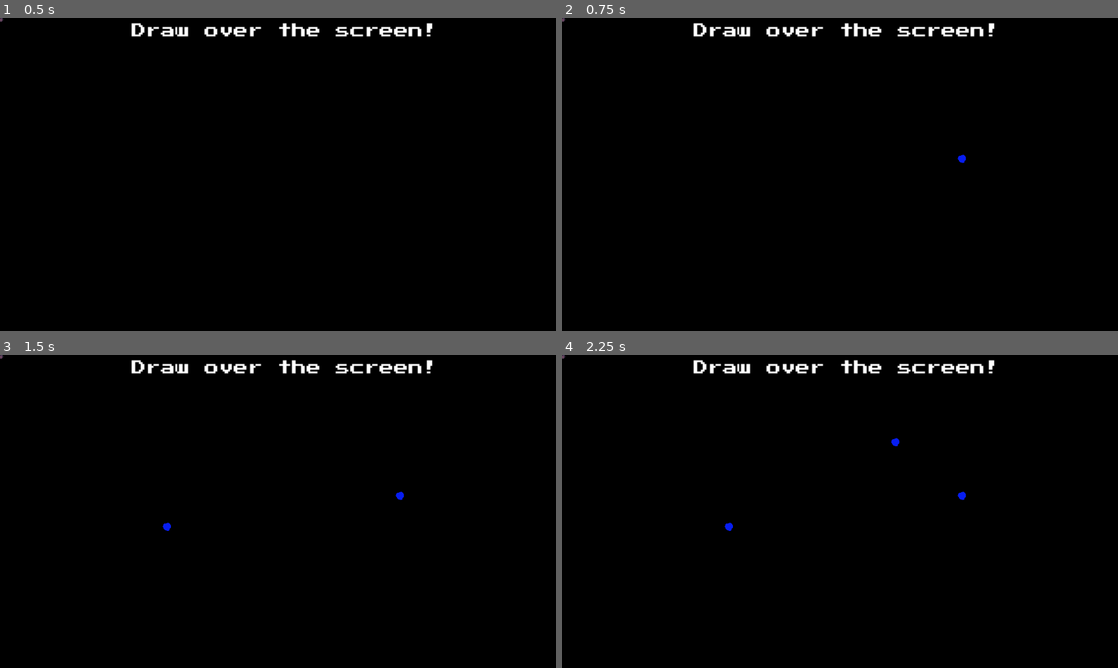
Above: before the commit, frames 1-4 (two rows, left to right).
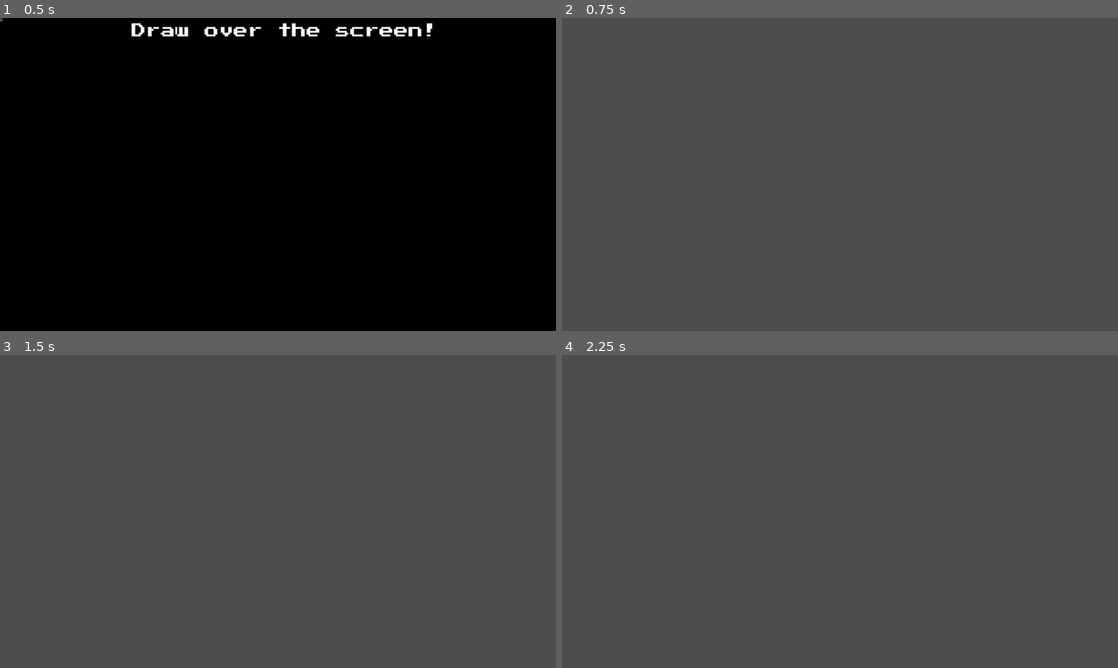
Above: after the commit, the same moments.

Repository: kwrightsk/game-jam-january-2026
Game: Godot game, scene res://Scenes/colouring_book.tscn
Same seed, same stepped clock (60 frames per second), same inputs: the game is played once before the commit and once after it. This scene is started directly instead of the project's main scene.
Inputs (mouse positions are in pixels of both pictures, inside the frame that each line leads up to):
- Up to frame 1 (0.5 s): no input
- Up to frame 2 (0.75 s): tap Enter at 0.5 s; move the mouse to (962, 158) at 0.52 s; hold C from 0.53 s (still down); click (962, 158) at 0.67 s
- Up to frame 3 (1.5 s): tap Space at 1.25 s; move the mouse to (166, 527) at 1.27 s; release C at 1.28 s; click (166, 527) at 1.35 s
- Up to frame 4 (2.25 s): tap C at 1.55 s; tap Enter at 2 s; move the mouse to (895, 442) at 2.02 s; hold C from 2.03 s (still down); click (895, 442) at 2.17 s

Frame 1 is identical in both runs. In frame 2, 100% of the frame differs, in the area x 0-100%, y 0-100%; in frame 3, 100%; in frame 4, 100%.

Commit message:
tried to add an option to clear drawing, and added comments

Diff:
--- a/scripts/colouring_book.gd
+++ b/scripts/colouring_book.gd
@@ -15,6 +15,9 @@
 		add_child(paint_instance)
 		print("hi")
 
+	if Input.is_key_pressed(KEY_C):
+		queue_free()
+
 func _on_minigame_timer_timeout() -> void:
 	print("you suck")
 
